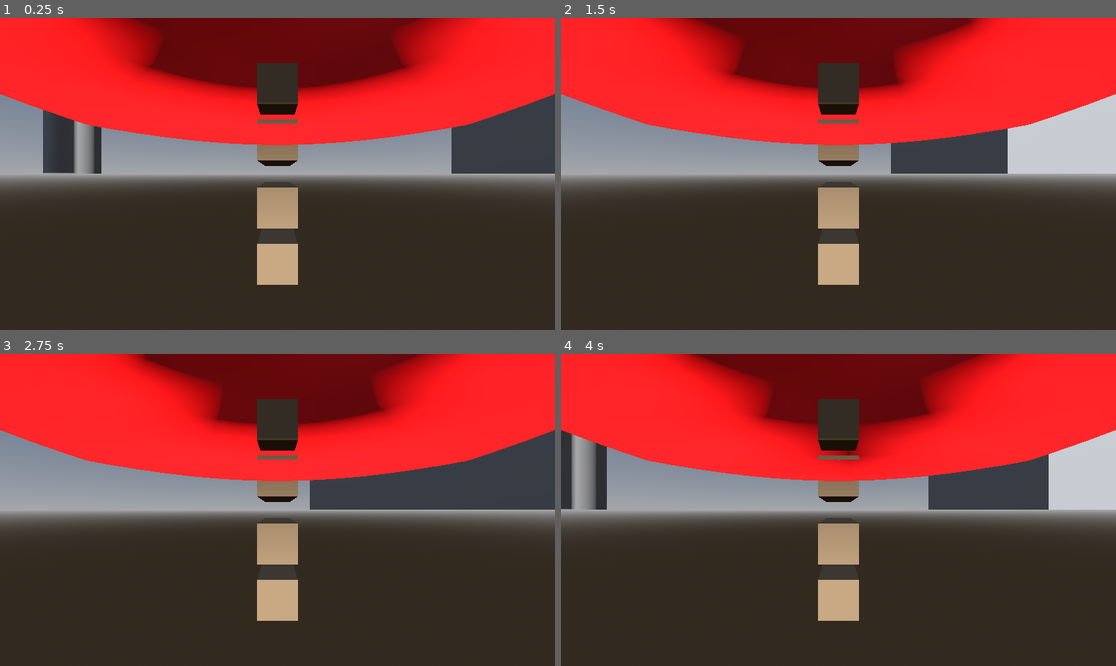
Above: before the commit, frames 1-4 (two rows, left to right).
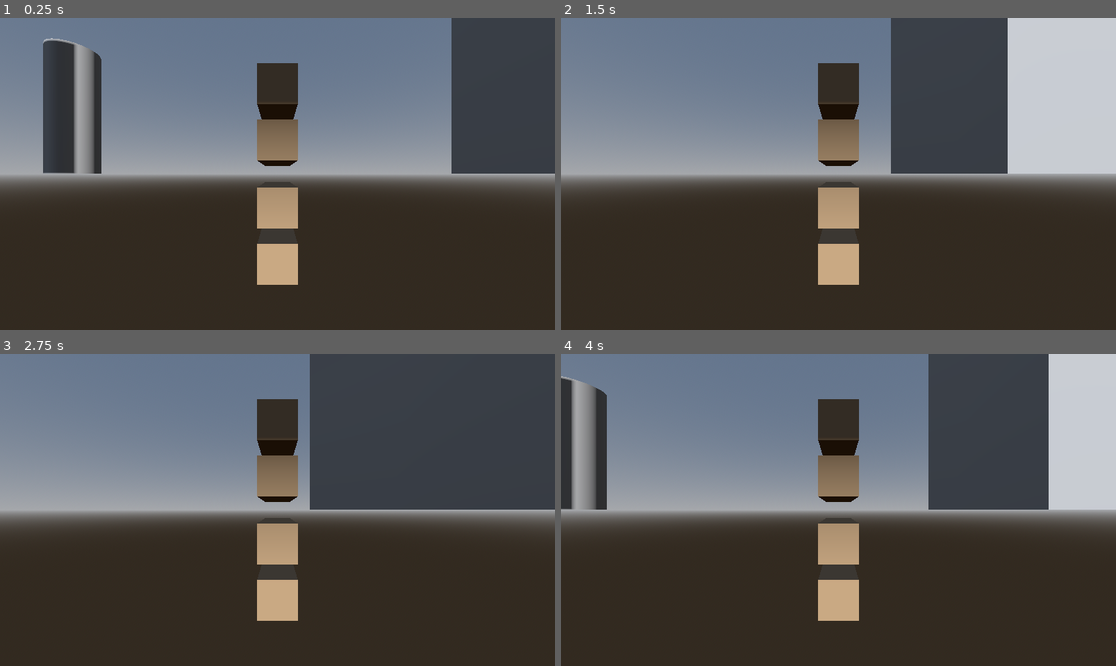
Above: after the commit, the same moments.

Repository: miloszmn7/rwr
Game: Godot game, scene res://main.tscn
The game is run twice, just before and just after one commit, with the same random seed, the same clock (stepped at 60 frames per second) and the same inputs.
Inputs:
- Up to frame 1 (0.25 s): no input
- Up to frame 2 (1.5 s): tap Enter at 0.5 s; hold Right (ui_right) 0.53-1.28 s; hold Down (ui_down) from 1.28 s (still down)
- Up to frame 3 (2.75 s): release Down (ui_down) at 2.03 s; hold Right (ui_right) from 2.03 s (still down)
- Up to frame 4 (4 s): tap Space at 2.75 s; release Right (ui_right) at 2.78 s; hold Up (ui_up) 2.78-3.53 s; hold Left (ui_left) from 3.53 s (still down)

The runs differ from the first frame. In frame 1, 34% of the frame differs, in the area x 0-100%, y 0-41%; in frame 2, 34%; in frame 3, 34%; in frame 4, 34%.

Commit message:
Sceneria i rece, teleportacja i chodzenie

Diff:
--- a/project_files/main.tscn
+++ b/project_files/main.tscn
@@ -58,7 +58,6 @@
 transparency = 3
 alpha_hash_scale = 0.51
 alpha_antialiasing_mode = 0
-cull_mode = 2
 albedo_color = Color(1, 0, 0, 1)
 
 [sub_resource type="CapsuleMesh" id="CapsuleMesh_7mycd"]
Not shown, changed: docs/index.pck
